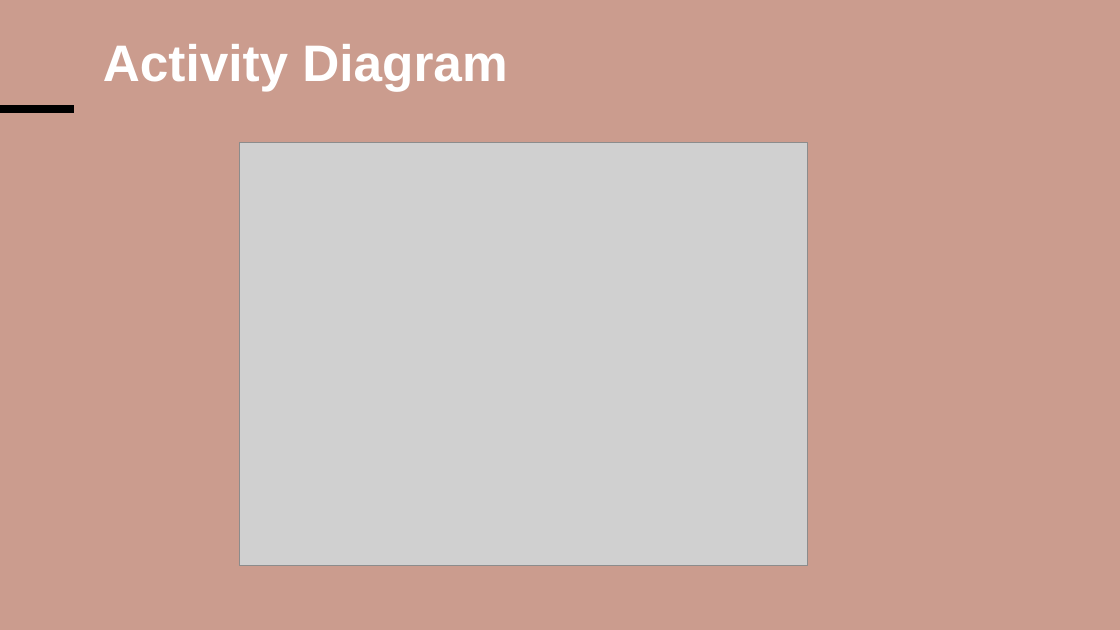
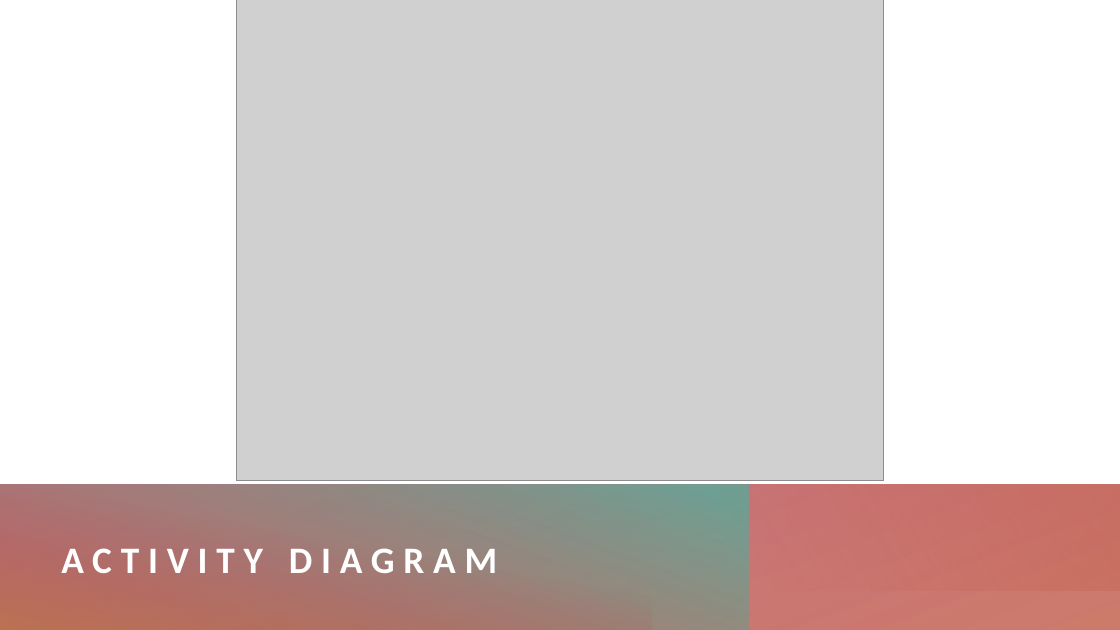
Before and after one commit to zdisanto/RevolutionArt, a slide deck: slide 8 of CS691_FinalPresentation/18. Team-1_PresentationPowerPoint.pptx. Drawn at 1120x630 pixels with LibreOffice and Linux fonts; fonts in the diff are those of the drawing; grey boxes stand for pictures. Boxes give left, top, right and bottom in pixels: in the first picture for what was removed or moved away, otherwise in the second. Text is boxed around its words. In the diff, an @@ line names an element or a change of style, - is before the commit and + after.

```diff
--- a/CS691_FinalPresentation/18. Team-1_PresentationPowerPoint.pptx
+++ b/CS691_FinalPresentation/18. Team-1_PresentationPowerPoint.pptx
@@ background #CB9C8E to #FFFFFF @@
@@ rectangle added at [0,0,1120,630], fill #FFFFFF @@
@@ picture: place and size @@
-picture at [240,143,807,565]
+picture at [236,0,884,480]
@@ line removed from (0, 109) to (74, 109) @@
@@ rectangle added at [0,485,1120,630], fill gradient #C3604D to #B13B58 @@
@@ rectangle added at [0,485,749,630], fill gradient #46B4A1 to #C3604D @@
@@ rectangle added at [0,484,652,630], fill gradient #B13B58 to #B1803B @@
@@ rectangle added at [453,485,1120,591], fill gradient #C3604D @@
@@ title "ACTIVITY DIAGRAM" at [61,548,497,573]: vertical alignment top to middle @@
@@ title at [61,548,497,573]: text changed; size 44 to 32 pt; font Arial to Calibri @@
-Activity Diagram
+ACTIVITY DIAGRAM
@@ rectangle added at [0,588,1120,630], fill gradient #B13B58 to #C3604D @@
@@ rectangle added at [0,588,1120,630], fill gradient #B13B58 to #C3604D @@
@@ rectangle added at [371,588,1120,630], fill gradient #8FD3C7 to #46B4A1 @@
@@ rectangle added at [371,588,1120,630], fill gradient #8FD3C7 to #46B4A1 @@
```
Also in this commit, not shown: 11 other slides changed, 2 slides added, 2 slides removed.
